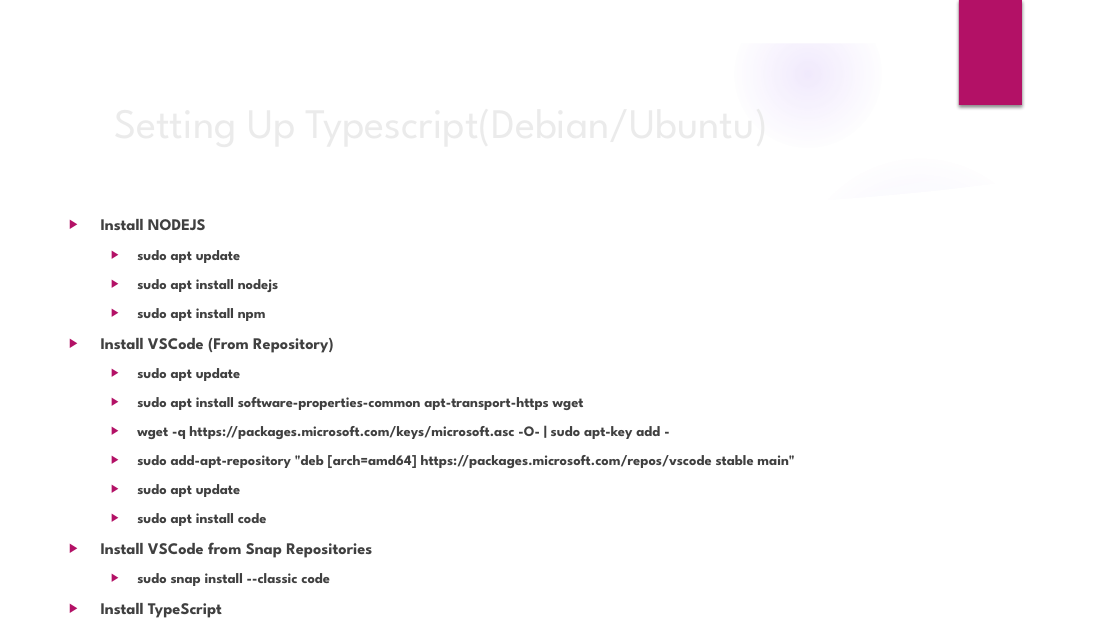
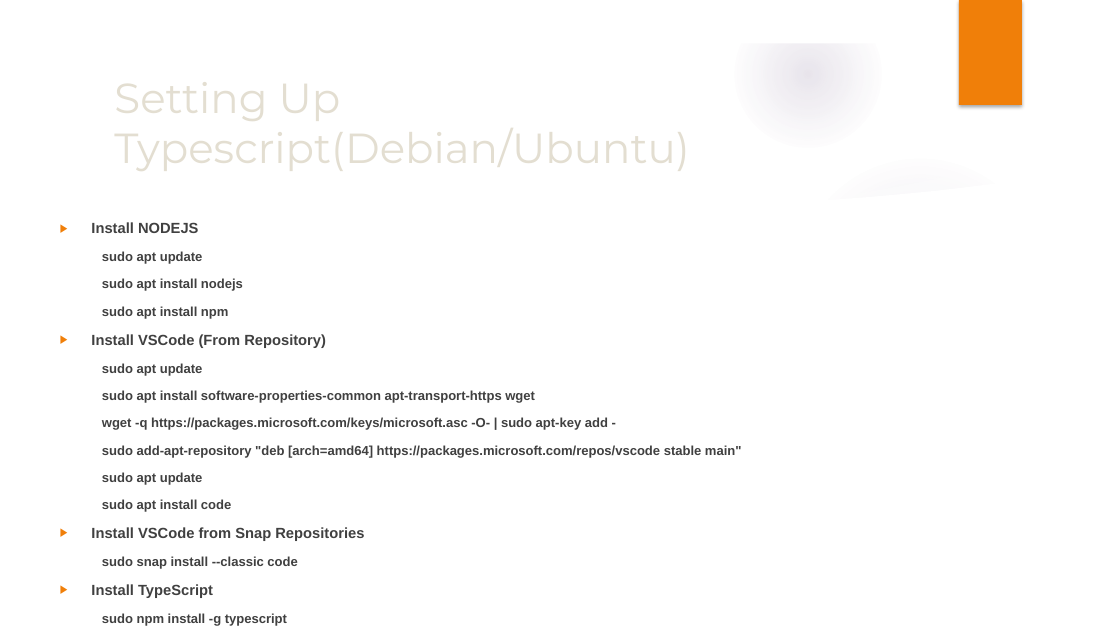
Before and after one commit to fkhan79/giaic_fmk, a slide deck: slide 15 of presentations/GIAIC_00-Introduction to TypeScript.pptx (slide 10 before the commit). Drawn at 1120x630 pixels with LibreOffice and Linux fonts; fonts in the diff are those of the drawing; background and template pictures are left out. Boxes give left, top, right and bottom in pixels: in the first picture for what was removed or moved away, otherwise in the second. Text is boxed around its words. In the diff, an @@ line names an element or a change of style, - is before the commit and + after.

```diff
--- a/presentations/GIAIC_00-Introduction to TypeScript.pptx
+++ b/presentations/GIAIC_00-Introduction to TypeScript.pptx
@@ fill gradient #9B6BF2 to gradient #604878 in 3 elements at bbox=[0, 245, 385, 630], bbox=[0, 266, 217, 483], bbox=[735, 1, 882, 148] @@
@@ rectangle at bbox=[959, 0, 1022, 105]: fill #B31166 to #F07F09; shadow changed @@
@@ title "Setting Up Typescript(Debian/Ubuntu)" at bbox=[225, 613, 287, 626]: font League Spartan to Montserrat, text colour #EBEBEB to #E3DED1 @@
@@ text "Install NODEJS": place and size @@
-text "Install NODEJS" at bbox=[101, 219, 794, 618]
+text "Install NODEJS" at bbox=[91, 222, 742, 598]
@@ text "Install NODEJS" at bbox=[91, 222, 742, 598]: size 13.9 to 12.6 pt in "Install NODEJS", "Install VSCode (From Repository)", "Install VSCode from Snap Repositories", "Install TypeScript"; font League Spartan to Arial; size 12.4 to 11.2 pt in "sudo apt update", "sudo apt install nodejs", "sudo apt install npm", "sudo apt update" and 7 more places; bullet colour #B31166 to #F07F09; bullet ▶ to none @@
```
Also in this commit, not shown: 22 other slides changed, 5 slides added.
